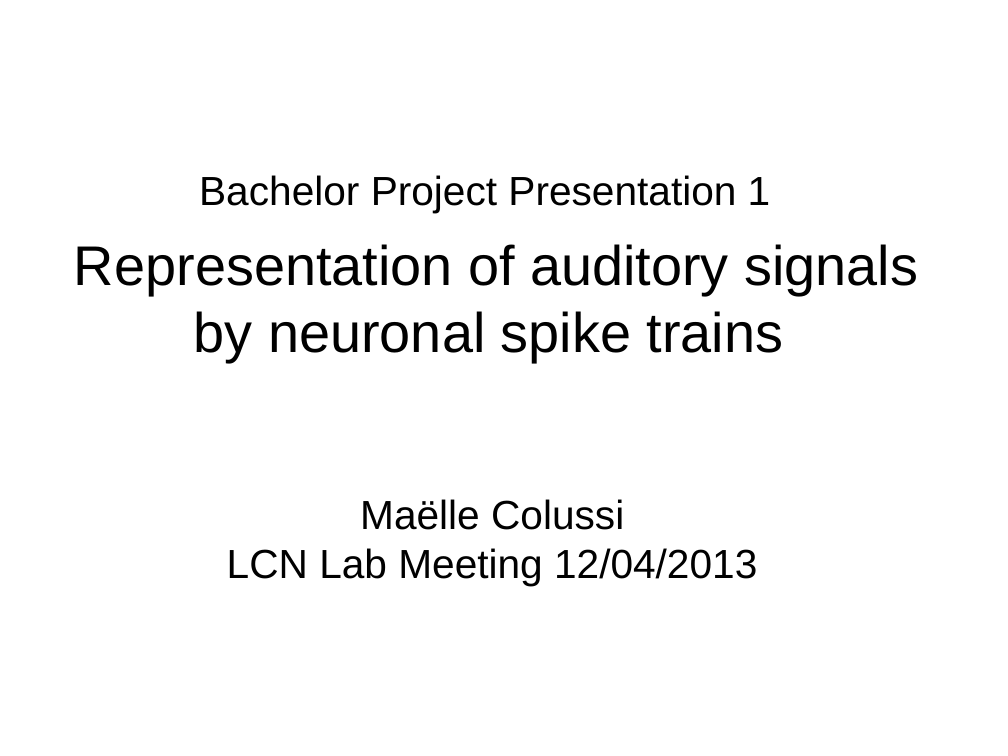
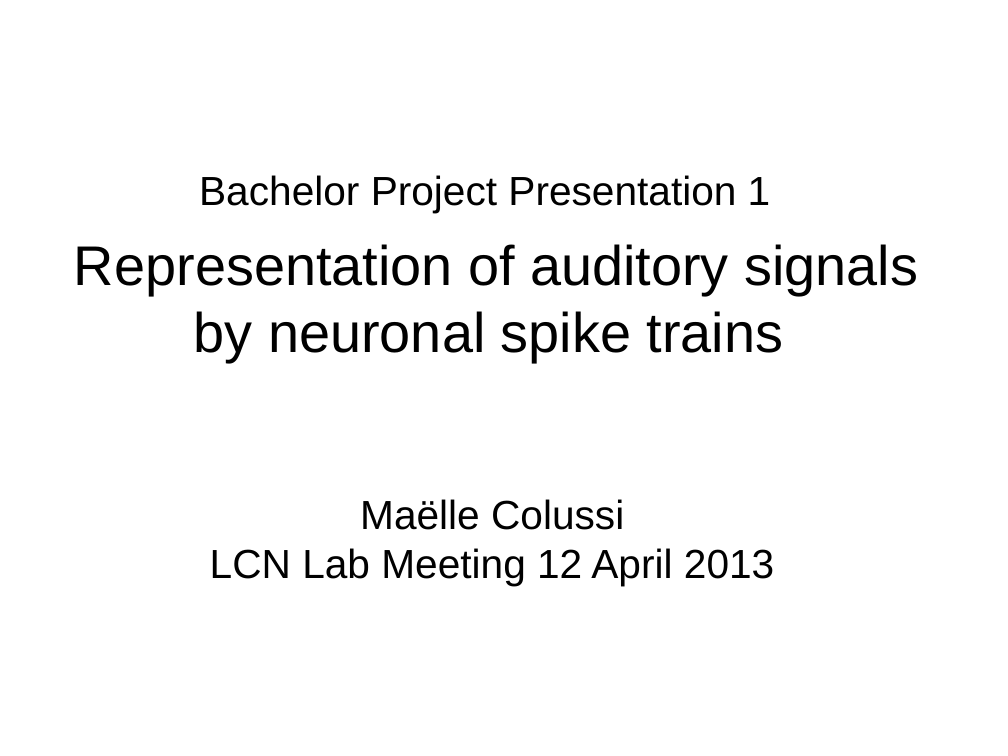
Before and after one commit to MaelleC/auditory-things, a slide deck: slide 1 of presentation/pres1.odp. Drawn at 1008x756 pixels with LibreOffice and Linux fonts; fonts in the diff are those of the drawing. Boxes give left, top, right and bottom in pixels: in the first picture for what was removed or moved away, otherwise in the second. Text is boxed around its words. In the diff, an @@ line names an element or a change of style, - is before the commit and + after.

Commit message:
end of presentation

```diff
--- a/presentation/pres1.odp
+++ b/presentation/pres1.odp
@@ subtitle at <box>210,548,774,586</box>: text changed @@
-LCN Lab Meeting 12/04/2013
+LCN Lab Meeting 12 April 2013
```
Also in this commit, not shown: 8 slides added, 10 other files.
